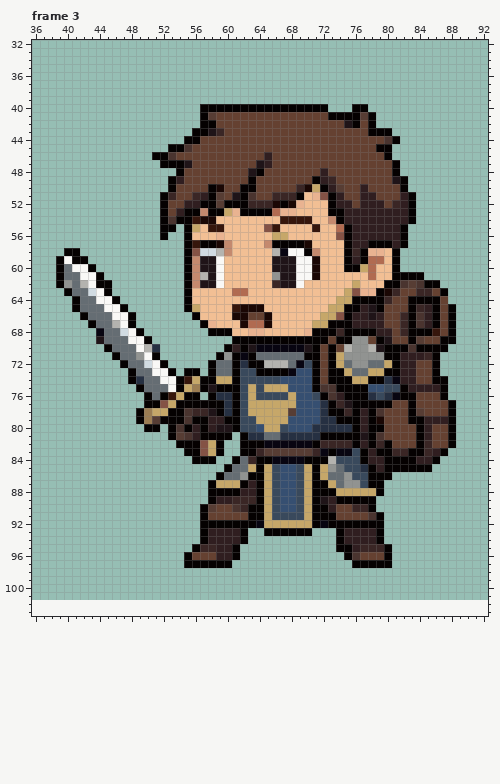
Edited in one commit: pixel-art file (ArtSource/SelectionExpansion/Motion/Production/guild_swordsman/idle/source.aseprite). Above: the version before the commit.
128x104 pixels, 9 frames. Colours within 5 levels of each other are drawn and written as one. Shown: frame 3: x 36..92, y 32..103. The old version is drawn lined up with the new one, on the new canvas. The commit also changed other frames, which this record leaves out.
New version:
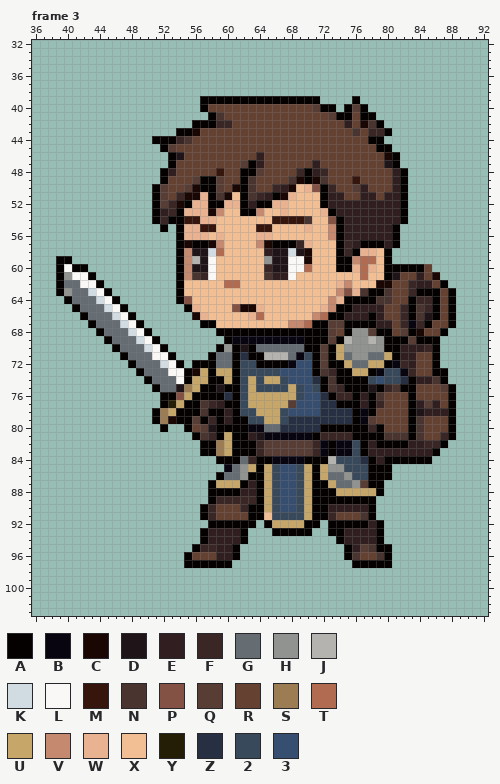
Palette (. is transparent): A #050101  B #080511  C #1a0704  D #1f1418  E #301e20  F #3a2625  G #656d73  H #919391  J #b4b3af  K #d1dbe2  L #f9f8f6  M #36160c  N #4a342f  P #845245  Q #573d34  R #654131  S #9c7d53  T #b16b51  U #c6a769  V #c4896e  W #e9b391  X #f2bf94  Y #241e06  Z #263042  2 #39495c  3 #364f71
What changed:
canvas 128x104 -> 128x112, the old top-left corner now at 0,-2 (the part of the old canvas that was cut away was empty and is not shown)
--- frame 3
@@ x 36..92 @@
  38 .........................................................
- 39 .........................................................
- 40 .....................AAAAAAAAAAAAAAAA...AA...............
- 41 .....................AQRRRRRRRRRRRRRRAAAAQA..............
- 42 .....................AARRRRRRRRRRRRRRRRDARA..............
- 43 ....................AADFRRRRRRRRRRRRRRRRRRAAA............
- 44 ...................AARRRRRRRRRRRRRRRRRRRRRRRNA...........
- 45 .................AANRRRRRRRRRRRRRRRRRRRRRRRAA............
- 46 ...............AANRRRRRRRRRRRERRRRRRRRRRRRRRA............
- 47 ................AAADRRRRRRRRDERRRRRRRRRRRRRRRA...........
- 48 ..................ARRRRRRRRDARRRRRRRERRRRRRRRA...........
- 49 .................AERRRRRRRRARRRRRRRAEFRRRRRRRDA..........
- 50 .................ARRRRACRRAARRRRRFCUAEQRRERRRRA..........
- 51 ................AFRRFEAQRDANRRFFFAXWPAERREERRREA.........
- 52 ................ARREEAAQAAAFFFCACWXXXAEEREEERFEA.........
- 53 ................AREAAVAAUWAAAATWWXXXXAAEEEEEEEEA.........
- 54 ................ANAAMCCXXXXXXXXMMMMXXVAEEEEEEEEA.........
- 55 ................AA.AUXMMXXXXXPMXXXXMXXTAEEEEEEA..........
- 56 ................A..AXXXWXXXXXXUUXXXXXXPAEEEEEEA..........
- 57 ...................AMAACVXXXXVAAAACXXXXAEEAAAEA..........
- 58 ....AA.............APKKJVXXXXXJBLLAVXXXAFAWWXA...........
- 59 ...ALAA............AVDDLXXXXXXDDDLLCXXXAEATTXA...........
- 60 ...AGLLA...........AVDDLXXXXXXDDDLLCXXXAAUTXXA...........
- 61 ...AGGLLA..........AVJDLXXXXXXHDDLLCXXXXXXTXXAAAA........
- 62 ...AHGJLAA.........AVDDLXXXXXXFDDLXXXXXXUXXXAANQNAA......
- 63 ....AGGKLA.........AXXXXXTTXXXXXXXXXXXXUPWWACFRRFFRA.....
- 64 .....AGGLLA........AXXXXXXXXXXXXXXXXXXUUAAAAFRRAAAAR.....
- 65 .....AGGGLLA.......AUXXXXMCCCXXXXXXXXUUAAEDARRRAFEARA....
- 66 ......AGGGLLA.......AXXXXCCRRCXXXXXXUUPAEEDERRFANEARA....
- 67 .......AGGJLA........AWXXXCTTCXXXXXUUAAAEEEERRFANEARA....
- 68 ........BGGKLA........AAAXXWWXXXXXWAAAFAAAAEERFAAAMRA....
- 69 ........DGGGLLA..........AAAAAAAAAAAARAAHHRADRRAQRRAA....
- 70 .........AGGGLJZ........AEADBBBBBBDARARJHHJDAAANAAAA.....
- 71 ..........AGGHLA.......AHABAGGGGGGAARAUHHHHHAAEEEFA......
- 72 ...........AGGKLA.....AGGAZAAJJJGB2ARAUGHHGGUAEERRA......
- 73 ............AGGLLA.AA.AGGA22AAAAB33ARAAUGGUUAAEERRA......
- 74 ............AZGGLLAMUAAUUA222223333ARAAAUUAAZBEERRAA.....
- 75 .............AGGGLAUSADAAA2U2UUU333ANNAAAA3322AEEEEA.....
- 76 ..............AGAMUAA.AZZA2U2222U332ANEAAAZ2ZBAARRRA.....
- 77 ..............AAPUAAAAAAZA2UUUUUU333ZAFDAAAAARRARRRRA....
- 78 .............ASUUAANFFDAZA2UUUUUQ333ZAAFAEANRRRAQRRRA....
- 79 .............ASQAAANAAEEAA22UUUU3333ZZAAAEACRRRAAEEEA....
- 80 ..............AA.ANAEAEDDA223UU2333ZZZZZAEAARRRRAERRA....
- 81 .................AQNEAAAA.AZZGGZZZZZAAAAADANRRRRAERRA....
- 82 ..................AAAPUA..AAABBBBBBAFFFFAEAFARRRAFRRA....
- 83 ...................AAPUA..AAFQQQQQQFBABB2AEAAFFAAFEA.....
- 84 ....................AAA..AGFAABBBBAAAJ222AEEAAAAEEA......
- 85 ........................AGGUAU2332UAUHG22ZAEAAAAAA.......
+ 39 .....................AAAAAAAAAAAAAAA....A................
+ 40 .....................ARRRRRRRRRRRRRQAA.AQA...............
+ 41 ......................ANRRRRRRRRRRRRRQAARAA..............
+ 42 ....................AAAFFRRRRRRRRRRRRRRERCNA.............
+ 43 ..................AACRRRRRRRRRRRRRRRRRRRNRFFA............
+ 44 ...............AAAFNRRRRRRRRRRRRRRRRRRRRRRAA.............
+ 45 ................AQRRRRRRRRRRRRRRRRRRRRRRRRRAA............
+ 46 .................ADRRRRRRRRRERRRRRRRRRRRRRRRCA...........
+ 47 .................ARRRRRRRRQAERRRRRRERRRRRRRRDA...........
+ 48 ................AERRRRRMRRAAQRRRRFAEFRRRRRRRREA..........
+ 49 ................ARRRQAAQRRANRRRRNCACNRRRMRRRREA..........
+ 50 ...............AQRRQCAAQRCANRRFECXWPAFRRQERRREA..........
+ 51 ...............AQRFCCWANCXANFEACWXXXAEERREEREEA..........
+ 52 ...............AQFCAWWAAWWAEAAWWXXXXAEEEEEEEEEA..........
+ 53 ...............AEFAWWWCVXXAAVXXWXXXXWAEEEEEEEEA..........
+ 54 ...............AFAAMMWWXXXXXXXMMMMNXXPAEEEEEEEA..........
+ 55 ................A.AWWMMXXXXXMMXXXXWXXVAEEEEEEA...........
+ 56 ..................AWWWXWXXXXWWXXXXXXXVAEEEEEEA...........
+ 57 ..................ACAACVXXXXVCAAAFWXXXAFEAAAEA...........
+ 58 ..................AVDDKTXXXXXEDDKDCXXXAFAWWXA............
+ 59 ...AA.............AVJDLXXXXXXHDDLLCXXXAAVTTXA............
+ 60 ...ALAA...........AVDDLXXXXXXFDDLLTXXXAAWTWXAAAAAR.......
+ 61 ...AHLLA..........AVNFLXXXXXXNEELXXXXXXXXTXXADRRERC......
+ 62 ...AGGLLA.........AXXXXXTTXXXXXXXXXXXXWVXXXCCRRFEERA.....
+ 63 ...AHGGKLA........AXXXXXXXXXXXXXXXXXXXVPWNAANRRFAAARA....
+ 64 ....AGGGKLA.......APXXXXXXXXXXXXXXXXXVWAAAANNRRAFFARA....
+ 65 .....AGGGKLA.......AWXXXXPCCWXXXXXXXWVAAEEEERRFANFARA....
+ 66 ......AGGGKLA.......CWXXXXXWTXXXXXXVTAAEEEAERRFANDARA....
+ 67 .......AGGGKLA.......AAXXXXXXXXXVVTAAQQAAAAEERFBFARRA....
+ 68 ........AGGGKLA........AAAAAAAAAAAAAAQRAHHQAARQACRRA.....
+ 69 .........AGGGKLA........ABBBBBBBBBAAAQAJHHJHAAAQAAA......
+ 70 ..........AGGGKLA......AHADAGGGGGGAAQAUHHHHHAAEEEFA......
+ 71 ...........AGGGLLA....AGGAZAAJJJGB2AQAUGHHGGUAEERRA......
+ 72 ............AGGGKLA.AAAGGA22AAAAB33AQAAUGGUUABFERRA......
+ 73 .............AGGGLLACUAUUA222223333ANFAAUUAB22BFRRAA.....
+ 74 ..............AGGGLAUUAAUA2U2UU2333ZANAAAA2322ZAEENA.....
+ 75 ...............AGGDSUAADAA2U2222U232ANFAAADAFNAARRRQA....
+ 76 ................AAPUAAAAZA2UUUUUU233ZAFFAEANRRRARRRRA....
+ 77 ................AYUAANFEAA2UUUUUQ333ZZAAAEAFRRRAEQERA....
+ 78 ...............ASUAAANAAEA22UUU23333ZZZZABARRRRADEEEA....
+ 79 ...............ASCAAQAFAEAA22UU2ZZZZZZZZABQRRRRANRRRA....
+ 80 ................A..ARQDAAAABBGGZZZZZAAAAAAFARRRANRRRA....
+ 81 ....................ANFAUAAEDBBBBBBAFFFFAAAANNNANRRFA....
+ 82 .....................AASUAAAFQQQQQQFBABB2AEAAAAEEFFA.....
+ 83 .....................AASUAAAFQQQQQQFBABB2AEEEEEEEEA......
+ 84 .......................AAAGFAABBBBAAAJ222ZAEAAAAAA.......
+ 85 ........................BGHUAU2332UAUHH222AAA............
  86 .......................AGGHAAU2332UAUGGH22AAA............
- 87 ......................AUUUAEAU2332UAAUGHH2AA.............
+ 87 ......................AUUUAEAU2332UAAUGGHQAA.............
  88 ......................AAAAEEAU2332UAAAUUUUUA.............
- 89 ......................AEEFFFAU2332UADEAAAAA..............
- 90 .....................AQRRNFAAU2332UAAERRFFA..............
- 91 .....................ARRRRRAAU2222UAAARRRRNA.............
- 92 .....................AAAAAAABUUUUUUABAAAAAAA.............
- 93 .....................AEEEEA..AAAAAA...AEEEEA.............
+ 89 ......................AFFFFFAU2332UAAAAAAAA..............
+ 90 .....................AFRRRFAAU2332UAAEEEEEA..............
+ 91 .....................AFRRRRAAX2222UAAFRRRNA..............
+ 92 ......................AAAAAA.AUUUUAA.AAAAAEA.............
+ 93 .....................AEEEEA...AAAAA..AAEEEEA.............
  94 .....................AEEEEA...........AEEEEA.............
- 95 ....................AFFEEA............AAEFFFA............
- 96 ...................ARRREEA.............ANRRRA............
+ 95 ....................AFFEEA.............AEQNAA............
+ 96 ...................ARRREEA.............ANRRNA............
  97 ...................AAAAAA...............AAAAA............
Boxes around the changes in both pictures, in picture pixels (x1, y1, x2, y2):
changed: (56, 96, 456, 560)
